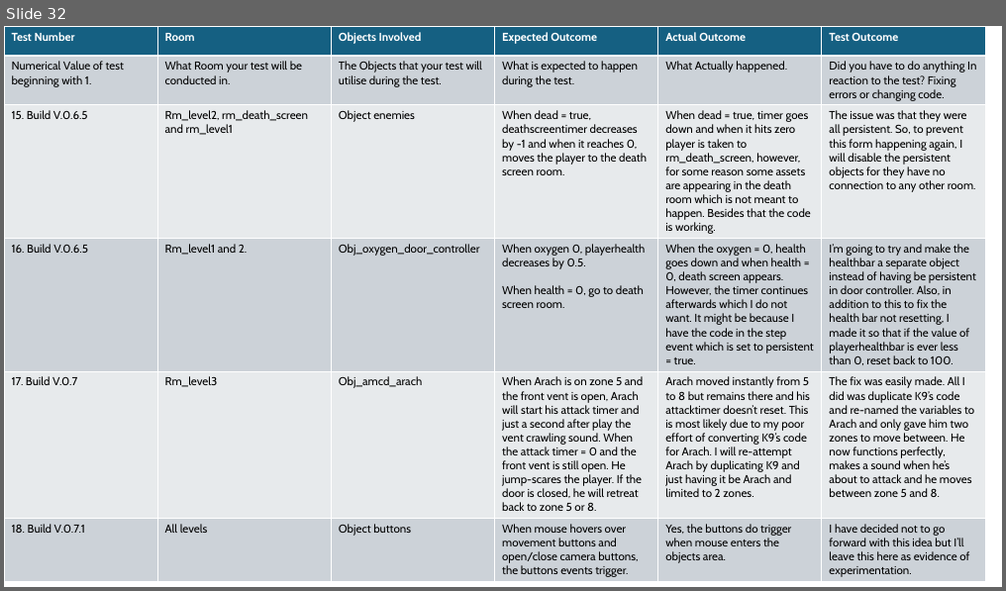
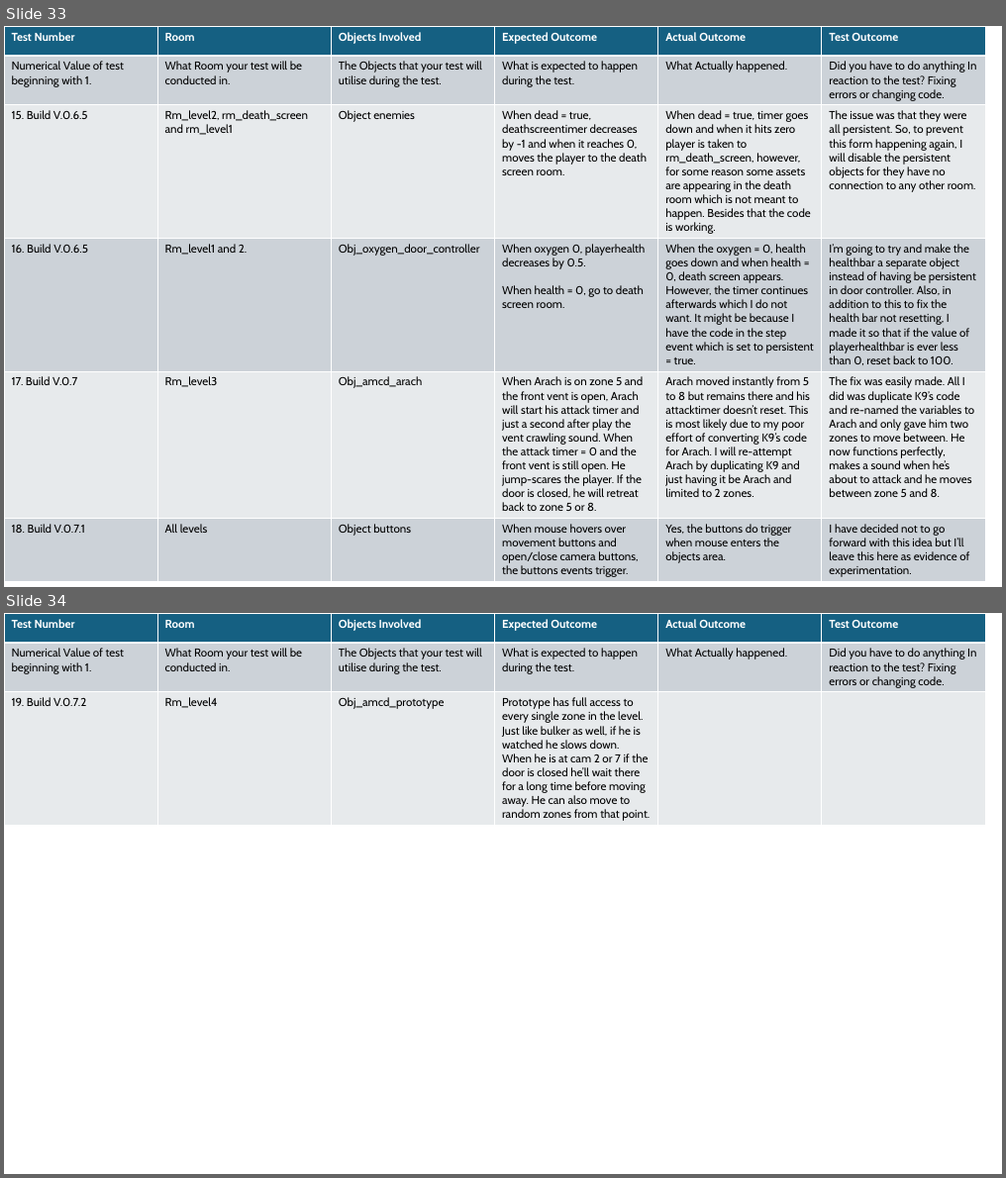
Before and after one commit to QuotedTrain5221/Critical-Failure-3, a slide deck: Logs/Development Log and Alpha Testing.pptx. Shown one above the other, each under a label of ours: slide 32 before the commit, slides 33 and 34 after it. The pictures are 1006x591 and 1006x1178 pixels, drawn with LibreOffice and Linux fonts; fonts in the diff are those of the drawing. Boxes give left, top, right and bottom in pixels: in the first picture for what was removed or moved away, otherwise in the second. Text is boxed around its words. In the diff, an @@ line names an element or a change of style, - is before the commit and + after.

```diff
--- a/Logs/Development Log and Alpha Testing.pptx
+++ b/Logs/Development Log and Alpha Testing.pptx
@@ slide 34 added at [4, 613, 1002, 1174], background #FFFFFF @@
@@ table added at [4, 613, 987, 836], 3 rows, 6 columns @@
+Test Number | Room | Objects Involved | Expected Outcome | Actual Outcome | Test Outcome
+Numerical Value of test beginning with 1. | What Room your test will be conducted in. | The Objects that your test will utilise during the test. | What is expected to happen during the test. | What Actually happened. | Did you have to do anything In reaction to the test? Fixing errors or changing code.
+19. Build V.0.7.2 | Rm_level4 | Obj_amcd_prototype | Prototype has full access to every single zone in the level. Just like bulker as well, if he is watched he slows down. When he is at cam 2 or 7 if the door is closed he’ll wait there for a long time before moving away. He can also move to random zones from that point. |  | 
@@ what was slide 32 is now slide 33 @@
```
Also in this commit, not shown: 1 other slide added, 51 other files.
